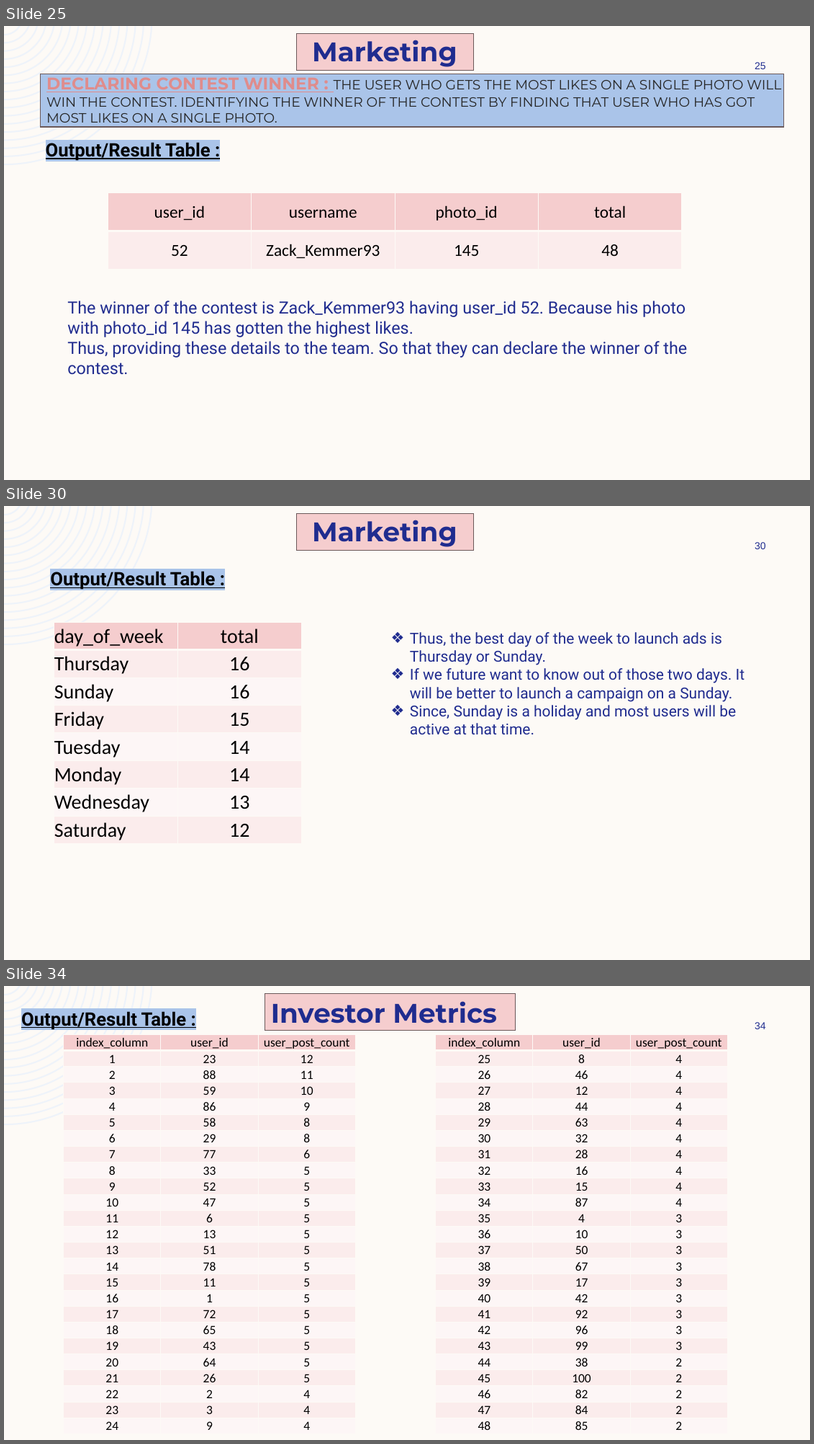
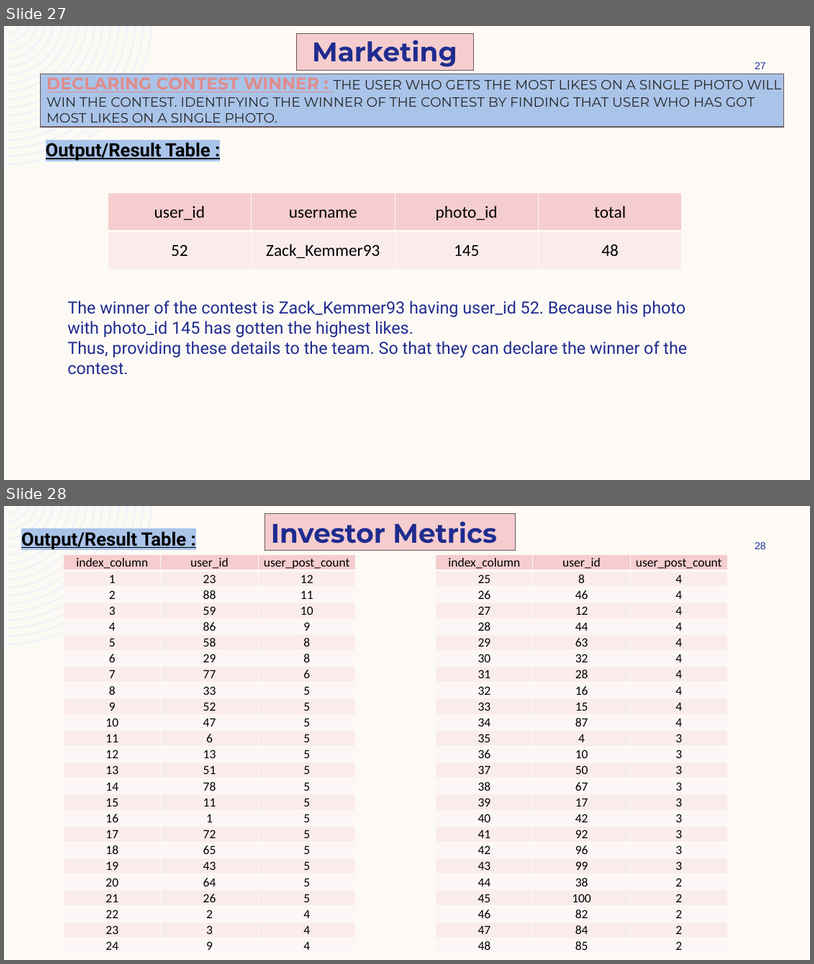
Before and after one commit to ShindeYash/Operation_and_Metric_Analytics, a slide deck: Report - Operation_and_Metric_Analytics.pptx. Shown one above the other, each under a label of ours: slides 25, 30 and 34 before the commit, slides 27 and 28 after it; the slides between them are not shown. The pictures are 814x1444 and 814x964 pixels, drawn with LibreOffice and Linux fonts; fonts in the diff are those of the drawing. Boxes give left, top, right and bottom in pixels: in the first picture for what was removed or moved away, otherwise in the second. Text is boxed around its words. In the diff, an @@ line names an element or a change of style, - is before the commit and + after.

```diff
--- a/Report - Operation_and_Metric_Analytics.pptx
+++ b/Report - Operation_and_Metric_Analytics.pptx
@@ slide 30 removed at (4,506,810,960), background #FDFAF6; not listed: 1 template element that a slide beside it also shows @@
@@ rectangle removed at (297,514,474,550) @@
@@ text removed at (312,520,458,547) @@
-Marketing
@@ page number removed at (755,542,766,549) @@
-30
@@ text removed at (50,571,216,590) @@
-Output/Result Table :
@@ table removed at (54,622,301,844), 8 rows, 2 columns @@
-day_of_week | total
-Thursday | 16
-Sunday | 16
-Friday | 15
-Tuesday | 14
-Monday | 14
-Wednesday | 13
-Saturday | 12
@@ text removed at (410,632,746,734) @@
-❖ Thus, the best day of the week to launch ads is Thursday or Sunday.
-❖ If we future want to know out of those two days. It will be better to launch a campaign on a Sunday.
-❖ Since, Sunday is a holiday and most users will be active at that time.
@@ what was slide 25 is now slide 27 @@
@@ page number at (755,62,766,69): text changed @@
-25
+27
@@ what was slide 34 is now slide 28 @@
@@ page number at (755,542,766,549): text changed @@
-34
+28
```
Also in this commit, not shown: 1 slide changed, 6 slides added, 13 other slides removed, 9 other files.
